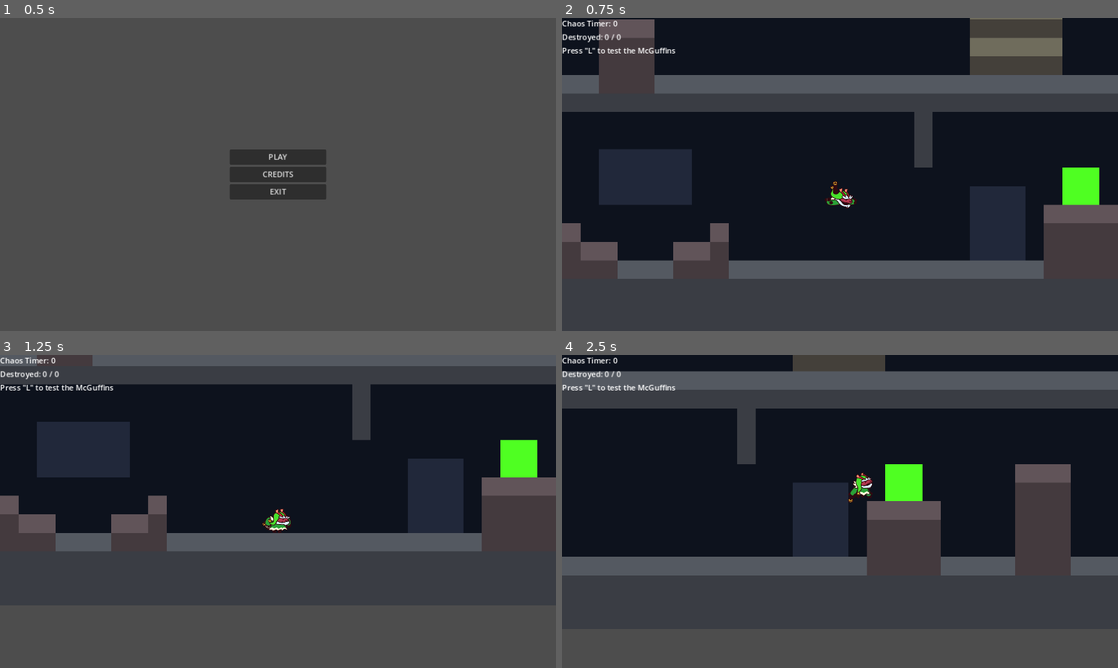
Above: before the commit, frames 1-4 (two rows, left to right).
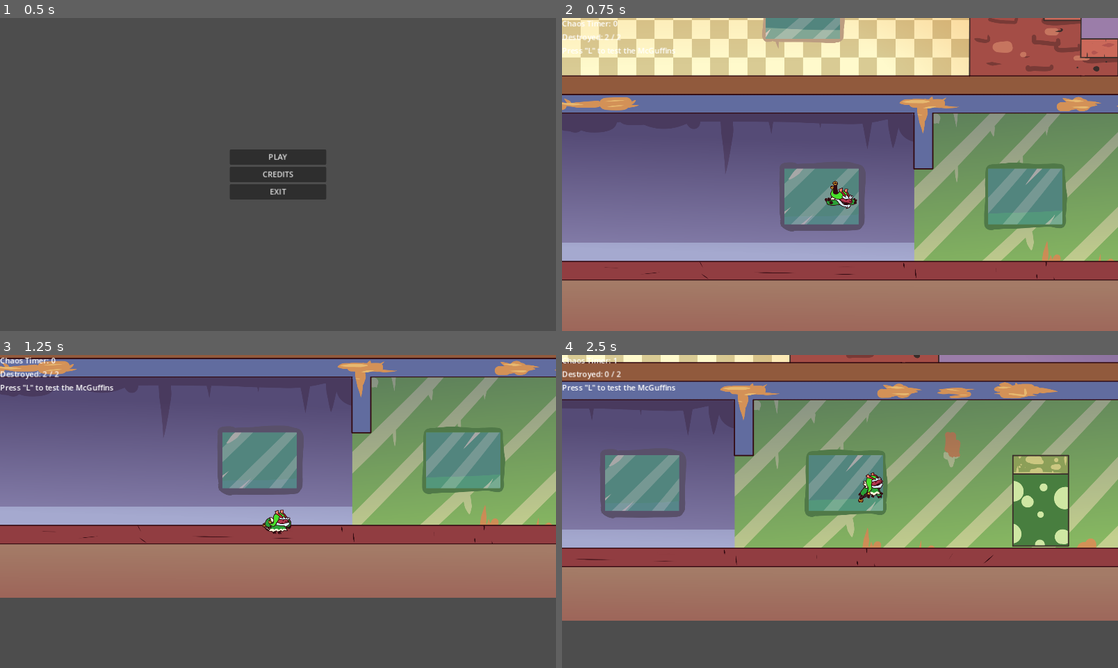
Above: after the commit, the same moments.

Repository: Bhaygon/nextindie_jam_01
Game: Godot game, scene res://scenes/main.tscn
The game is run twice, just before and just after one commit, with the same random seed, the same clock (stepped at 60 frames per second) and the same inputs. The engine's default icon, where the game draws it, is replaced by a stand-in: a white triangle on a blue panel in a dark square.
Inputs (mouse positions are in pixels of both pictures, inside the frame that each line leads up to):
- Up to frame 1 (0.5 s): no input
- Up to frame 2 (0.75 s): click "PLAY" at 0.5 s
- Up to frame 3 (1.25 s): no input
- Up to frame 4 (2.5 s): tap L at 1.25, 2 s; move the mouse to (962, 495) at 1.27 s; hold D (right) from 1.28 s (still down); click (962, 495) at 1.35 s; tap Space (jump) at 1.52, 2.27 s; move the mouse to (728, 527) at 2.02 s; tap Ctrl (crouch) at 2.1 s

Frame 1 is identical in both runs. In frame 2, 100% of the frame differs, in the area x 0-100%, y 0-100%; in frame 3, 77%; in frame 4, 85%.

Commit message:
Last changes, maybe

Diff:
--- a/bhaygon/level1.tscn
+++ b/bhaygon/level1.tscn
@@ -1,44 +1,198 @@
-[gd_scene load_steps=6 format=3 uid="uid://dyr43q3yrqyoj"]
+[gd_scene load_steps=20 format=3 uid="uid://dyr43q3yrqyoj"]
 
-[ext_resource type="Texture2D" uid="uid://dv486qtqrgkkg" path="res://assets/bhaygon/houses/lvl_1.png" id="1_7ttmk"]
+[ext_resource type="Texture2D" uid="uid://fyp406ev0a1x" path="res://bhaygon/lvl_1.png" id="1_gl503"]
+[ext_resource type="PackedScene" uid="uid://b3rfcb11vmfnx" path="res://scenes/mcguffin.tscn" id="2_2hlwq"]
 
 [sub_resource type="RectangleShape2D" id="RectangleShape2D_mjtir"]
-size = Vector2(1292, 20)
+size = Vector2(1382, 20)
 
 [sub_resource type="RectangleShape2D" id="RectangleShape2D_oqm6a"]
-size = Vector2(77, 20)
+size = Vector2(978, 27)
 
 [sub_resource type="RectangleShape2D" id="RectangleShape2D_7fd2t"]
-size = Vector2(57, 19)
+size = Vector2(57, 9)
 
-[sub_resource type="RectangleShape2D" id="RectangleShape2D_lv6np"]
-size = Vector2(19, 19)
+[sub_resource type="RectangleShape2D" id="RectangleShape2D_gjqml"]
+size = Vector2(17.5, 57)
+
+[sub_resource type="RectangleShape2D" id="RectangleShape2D_mbt3s"]
+size = Vector2(19, 948)
+
+[sub_resource type="RectangleShape2D" id="RectangleShape2D_nyxrr"]
+size = Vector2(20, 145.5)
+
+[sub_resource type="RectangleShape2D" id="RectangleShape2D_1ldhd"]
+size = Vector2(37.5, 9.75)
+
+[sub_resource type="RectangleShape2D" id="RectangleShape2D_o4xyq"]
+size = Vector2(21, 8)
+
+[sub_resource type="RectangleShape2D" id="RectangleShape2D_3oq05"]
+size = Vector2(441, 28)
+
+[sub_resource type="RectangleShape2D" id="RectangleShape2D_x4pk4"]
+size = Vector2(18, 38)
+
+[sub_resource type="RectangleShape2D" id="RectangleShape2D_hlgp7"]
+size = Vector2(138, 95)
+
+[sub_resource type="RectangleShape2D" id="RectangleShape2D_6n1yu"]
+size = Vector2(128.468, 14.3444)
+
+[sub_resource type="RectangleShape2D" id="RectangleShape2D_0pu3l"]
+size = Vector2(45.0719, 8.83099)
+
+[sub_resource type="RectangleShape2D" id="RectangleShape2D_3hbry"]
+size = Vector2(178, 29.25)
+
+[sub_resource type="RectangleShape2D" id="RectangleShape2D_slxqo"]
+size = Vector2(115, 20)
+
+[sub_resource type="RectangleShape2D" id="RectangleShape2D_1npe8"]
+size = Vector2(108, 19.5)
+
+[sub_resource type="RectangleShape2D" id="RectangleShape2D_ijnk4"]
+size = Vector2(945, 15)
 
 [node name="Level1" type="Node2D"]
 
 [node name="Sprite2D" type="Sprite2D" parent="."]
-position = Vector2(0, -141)
+position = Vector2(0, -140)
 scale = Vector2(0.3, 0.3)
-texture = ExtResource("1_7ttmk")
+texture = ExtResource("1_gl503")
 
 [node name="LevelCollision" type="StaticBody2D" parent="."]
 position = Vector2(0, 110)
 
 [node name="CollisionShape2D" type="CollisionShape2D" parent="LevelCollision"]
+position = Vector2(0, 10)
 shape = SubResource("RectangleShape2D_mjtir")
 
 [node name="CollisionShape2D2" type="CollisionShape2D" parent="LevelCollision"]
-position = Vector2(249.5, -58)
+position = Vector2(87, -177.5)
 shape = SubResource("RectangleShape2D_oqm6a")
 
 [node name="CollisionShape2D3" type="CollisionShape2D" parent="LevelCollision"]
-position = Vector2(393.5, -96.5)
+position = Vector2(393.5, -91.5)
 shape = SubResource("RectangleShape2D_7fd2t")
 
 [node name="CollisionShape2D4" type="CollisionShape2D" parent="LevelCollision"]
-position = Vector2(-124.5, -38.5)
-shape = SubResource("RectangleShape2D_lv6np")
+position = Vector2(86.5, -135.5)
+shape = SubResource("RectangleShape2D_gjqml")
+
+[node name="CollisionShape2D29" type="CollisionShape2D" parent="LevelCollision"]
+position = Vector2(682.5, -399)
+shape = SubResource("RectangleShape2D_mbt3s")
+
+[node name="CollisionShape2D30" type="CollisionShape2D" parent="LevelCollision"]
+position = Vector2(-700, -406)
+shape = SubResource("RectangleShape2D_mbt3s")
 
 [node name="CollisionShape2D5" type="CollisionShape2D" parent="LevelCollision"]
-position = Vector2(-278, -38.5)
-shape = SubResource("RectangleShape2D_lv6np")
+position = Vector2(-393.25, -135.5)
+shape = SubResource("RectangleShape2D_gjqml")
+
+[node name="CollisionShape2D31" type="CollisionShape2D" parent="LevelCollision"]
+position = Vector2(664, -455.75)
+shape = SubResource("RectangleShape2D_nyxrr")
+
+[node name="CollisionShape2D6" type="CollisionShape2D" parent="LevelCollision"]
+position = Vector2(-393, -220)
+shape = SubResource("RectangleShape2D_gjqml")
+
+[node name="CollisionShape2D7" type="CollisionShape2D" parent="LevelCollision"]
+position = Vector2(538, -34)
+shape = SubResource("RectangleShape2D_1ldhd")
+
+[node name="CollisionShape2D8" type="CollisionShape2D" parent="LevelCollision"]
+position = Vector2(575, -73)
+shape = SubResource("RectangleShape2D_1ldhd")
+
+[node name="CollisionShape2D9" type="CollisionShape2D" parent="LevelCollision"]
+position = Vector2(614, -130.25)
+shape = SubResource("RectangleShape2D_1ldhd")
+
+[node name="CollisionShape2D10" type="CollisionShape2D" parent="LevelCollision"]
+position = Vector2(652, -188)
+shape = SubResource("RectangleShape2D_1ldhd")
+
+[node name="CollisionShape2D11" type="CollisionShape2D" parent="LevelCollision"]
+position = Vector2(269, -227)
+shape = SubResource("RectangleShape2D_1ldhd")
+
+[node name="CollisionShape2D12" type="CollisionShape2D" parent="LevelCollision"]
+position = Vector2(231, -265)
+shape = SubResource("RectangleShape2D_1ldhd")
+
+[node name="CollisionShape2D13" type="CollisionShape2D" parent="LevelCollision"]
+position = Vector2(192, -323)
+shape = SubResource("RectangleShape2D_1ldhd")
+
+[node name="CollisionShape2D16" type="CollisionShape2D" parent="LevelCollision"]
+position = Vector2(153.25, -379)
+shape = SubResource("RectangleShape2D_1ldhd")
+
+[node name="CollisionShape2D25" type="CollisionShape2D" parent="LevelCollision"]
+position = Vector2(-287.5, -513)
+shape = SubResource("RectangleShape2D_o4xyq")
+
+[node name="CollisionShape2D14" type="CollisionShape2D" parent="LevelCollision"]
+position = Vector2(452, -369)
+shape = SubResource("RectangleShape2D_3oq05")
+
+[node name="CollisionShape2D15" type="CollisionShape2D" parent="LevelCollision"]
+position = Vector2(-86, -370)
+shape = SubResource("RectangleShape2D_3oq05")
+
+[node name="CollisionShape2D17" type="CollisionShape2D" parent="LevelCollision"]
+position = Vector2(-393, -336)
+shape = SubResource("RectangleShape2D_x4pk4")
+
+[node name="CollisionShape2D21" type="CollisionShape2D" parent="LevelCollision"]
+position = Vector2(-393, -374)
+shape = SubResource("RectangleShape2D_x4pk4")
+
+[node name="CollisionShape2D18" type="CollisionShape2D" parent="LevelCollision"]
+position = Vector2(-262, -431.5)
+shape = SubResource("RectangleShape2D_hlgp7")
+
+[node name="CollisionShape2D19" type="CollisionShape2D" parent="LevelCollision"]
+position = Vector2(-378.603, -434.786)
+rotation = -0.628319
+shape = SubResource("RectangleShape2D_6n1yu")
+
+[node name="CollisionShape2D24" type="CollisionShape2D" parent="LevelCollision"]
+position = Vector2(-268.424, -526.15)
+rotation = -0.628319
+shape = SubResource("RectangleShape2D_0pu3l")
+
+[node name="CollisionShape2D26" type="CollisionShape2D" parent="LevelCollision"]
+position = Vector2(-261, -526)
+rotation = -0.628319
+shape = SubResource("RectangleShape2D_0pu3l")
+
+[node name="CollisionShape2D20" type="CollisionShape2D" parent="LevelCollision"]
+position = Vector2(-492, -388.625)
+shape = SubResource("RectangleShape2D_3hbry")
+
+[node name="CollisionShape2D27" type="CollisionShape2D" parent="LevelCollision"]
+position = Vector2(-506.5, -258)
+shape = SubResource("RectangleShape2D_slxqo")
+
+[node name="CollisionShape2D28" type="CollisionShape2D" parent="LevelCollision"]
+position = Vector2(-626, -317.75)
+shape = SubResource("RectangleShape2D_1npe8")
+
+[node name="CollisionShape2D22" type="CollisionShape2D" parent="LevelCollision"]
+position = Vector2(-298, -370)
+shape = SubResource("RectangleShape2D_3hbry")
+
+[node name="CollisionShape2D23" type="CollisionShape2D" parent="LevelCollision"]
+position = Vector2(218.5, -535.5)
+shape = SubResource("RectangleShape2D_ijnk4")
+
+[node name="McGuffin" parent="." instance=ExtResource("2_2hlwq")]
+position = Vector2(654, 92)
+
+[node name="McGuffin2" parent="." instance=ExtResource("2_2hlwq")]
+position = Vector2(487, 91)
Binary file added: bhaygon/lvl_1.png
Not shown, added: bhaygon/lvl_1.png.import
